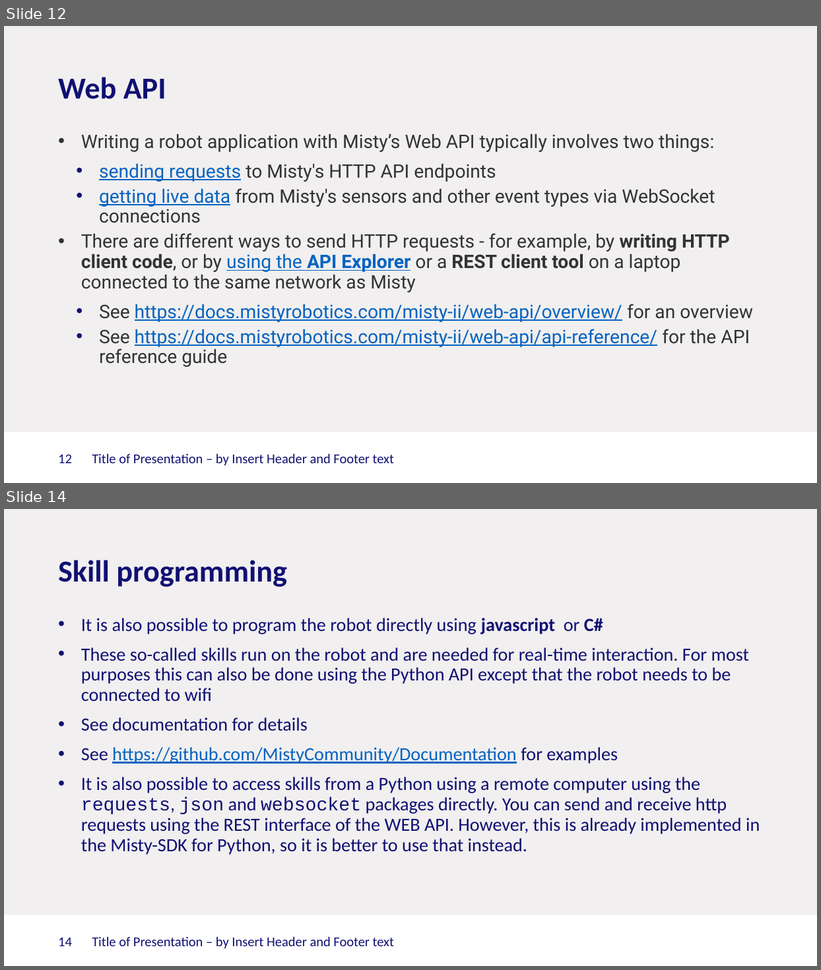
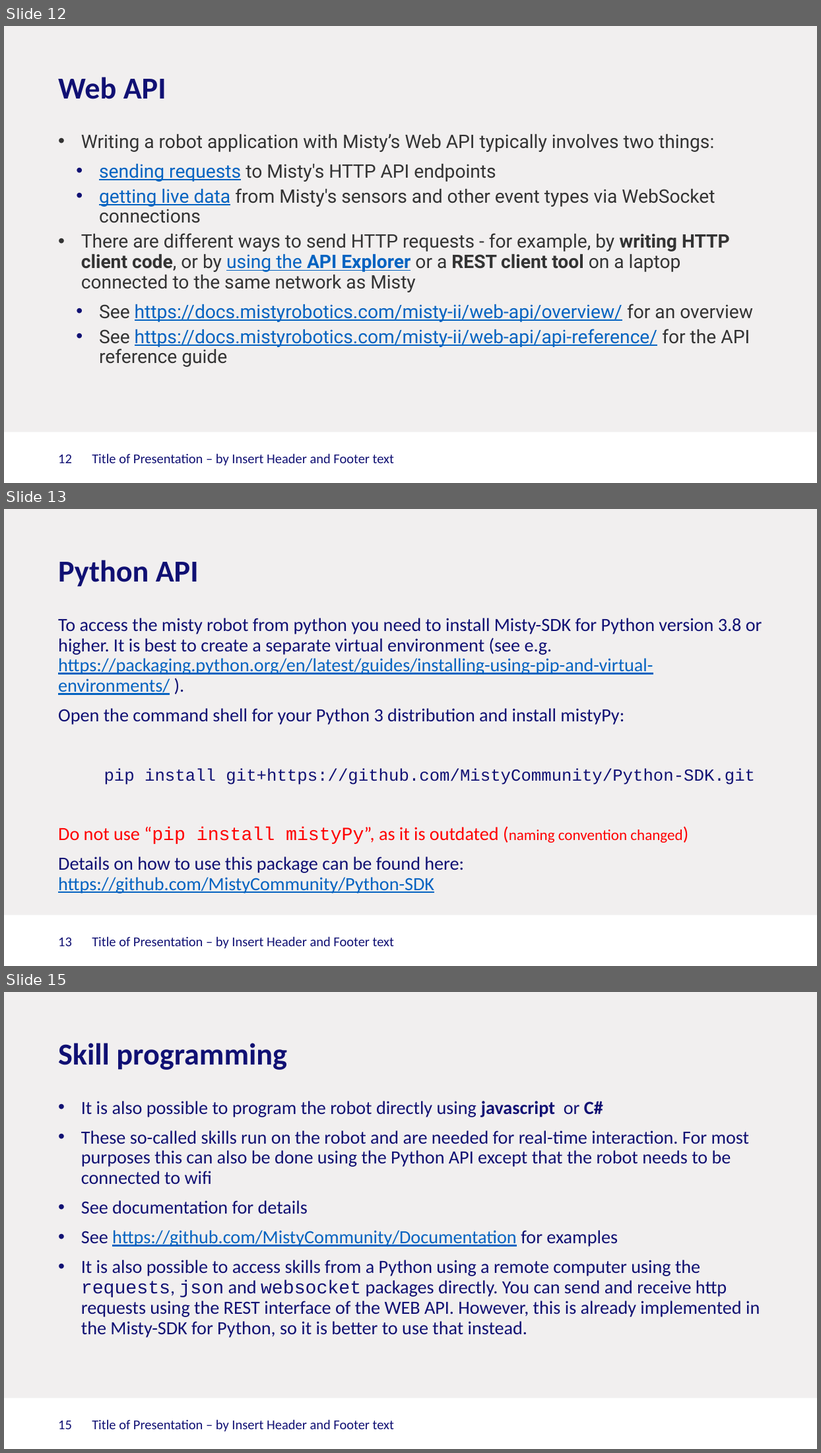
Before and after one commit to Rctue/nao-lib, a slide deck: Misty tutorial.pptx. Shown one above the other, each under a label of ours: slides 12 and 14 before the commit, slides 12, 13 and 15 after it; the slides between them are not shown. The pictures are 821x970 and 821x1453 pixels, drawn with LibreOffice and Linux fonts; fonts in the diff are those of the drawing; background and template pictures are left out. Boxes give left, top, right and bottom in pixels: in the first picture for what was removed or moved away, otherwise in the second. Text is boxed around its words. In the diff, an @@ line names an element or a change of style, - is before the commit and + after.

```diff
--- a/Misty tutorial.pptx
+++ b/Misty tutorial.pptx
@@ slide 13 added at (x1=4, y1=509, x2=817, y2=966), background #F1EFEF; not listed: 1 template element that a slide beside it also shows @@
@@ title added at (x1=58, y1=560, x2=199, y2=587), 36 pt, text #101073, bold @@
+Python API
@@ text added at (x1=58, y1=618, x2=762, y2=894), 22 pt, text #101073 @@
+To access the misty robot from python you need to install Misty-SDK for Python version 3.8 or higher. It is best to create a separate virtual environment (see e.g. https://packaging.python.org/en/latest/guides/installing-using-pip-and-virtual-environments/ ).
+Open the command shell for your Python 3 distribution and install mistyPy:
+pip install git+https://github.com/MistyCommunity/Python-SDK.git
+Do not use “pip install mistyPy”, as it is outdated (naming convention changed)
+Details on how to use this package can be found here: https://github.com/MistyCommunity/Python-SDK
@@ page number added at (x1=58, y1=937, x2=72, y2=947), 16 pt, text #101073 @@
+13
@@ text added at (x1=92, y1=937, x2=394, y2=949), 16 pt, text #101073 @@
+Title of Presentation – by Insert Header and Footer text
@@ what was slide 14 is now slide 15 @@
@@ page number at (x1=58, y1=1420, x2=72, y2=1430): text changed @@
-14
+15
```
Also in this commit, not shown: 1 slide changed.
